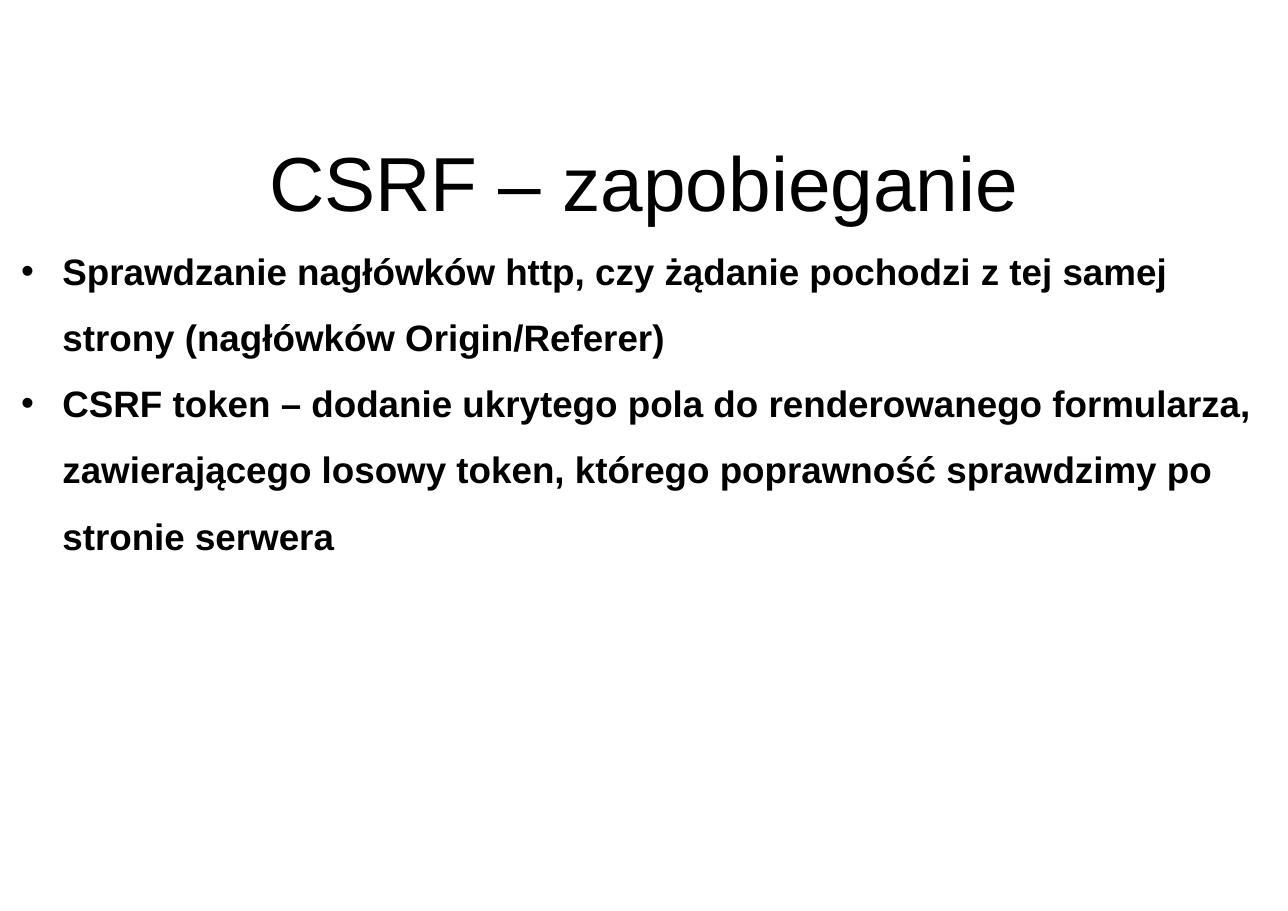
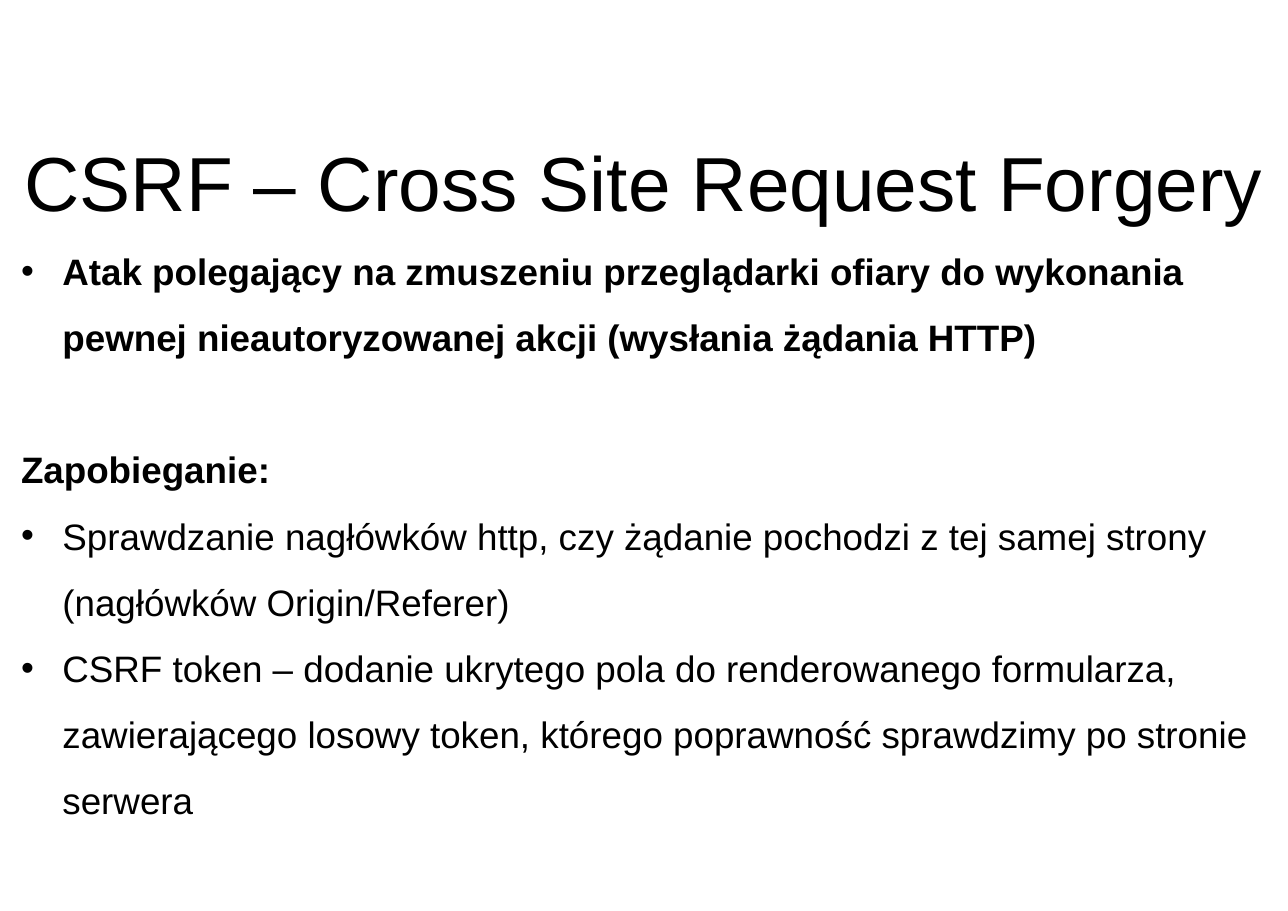
Before and after one commit to disconnect3d/websec_presentation, a slide deck: slide 8 of websec.ppt (slide 10 before the commit). Drawn at 1288x911 pixels with LibreOffice and Linux fonts; fonts in the diff are those of the drawing; background and template pictures are left out. Boxes give left, top, right and bottom in pixels: in the first picture for what was removed or moved away, otherwise in the second. Text is boxed around its words. In the diff, an @@ line names an element or a change of style, - is before the commit and + after.

```diff
--- a/websec.ppt
+++ b/websec.ppt
@@ text at (x1=24, y1=155, x2=1262, y2=225): text changed @@
-CSRF – zapobieganie
+CSRF – Cross Site Request Forgery
@@ text at (x1=21, y1=258, x2=1183, y2=491): paragraphs added @@
+• Atak polegający na zmuszeniu przeglądarki ofiary do wykonania pewnej nieautoryzowanej akcji (wysłania żądania HTTP)
+Zapobieganie:
@@ text at (x1=62, y1=523, x2=1247, y2=815): bold off in "Sprawdzanie nagłówków http, czy żądanie pochodzi z ...", "CSRF token – dodanie ukrytego pola do ..." @@
```
Also in this commit, not shown: 5 other slides changed, 2 slides removed, 9 other files.
